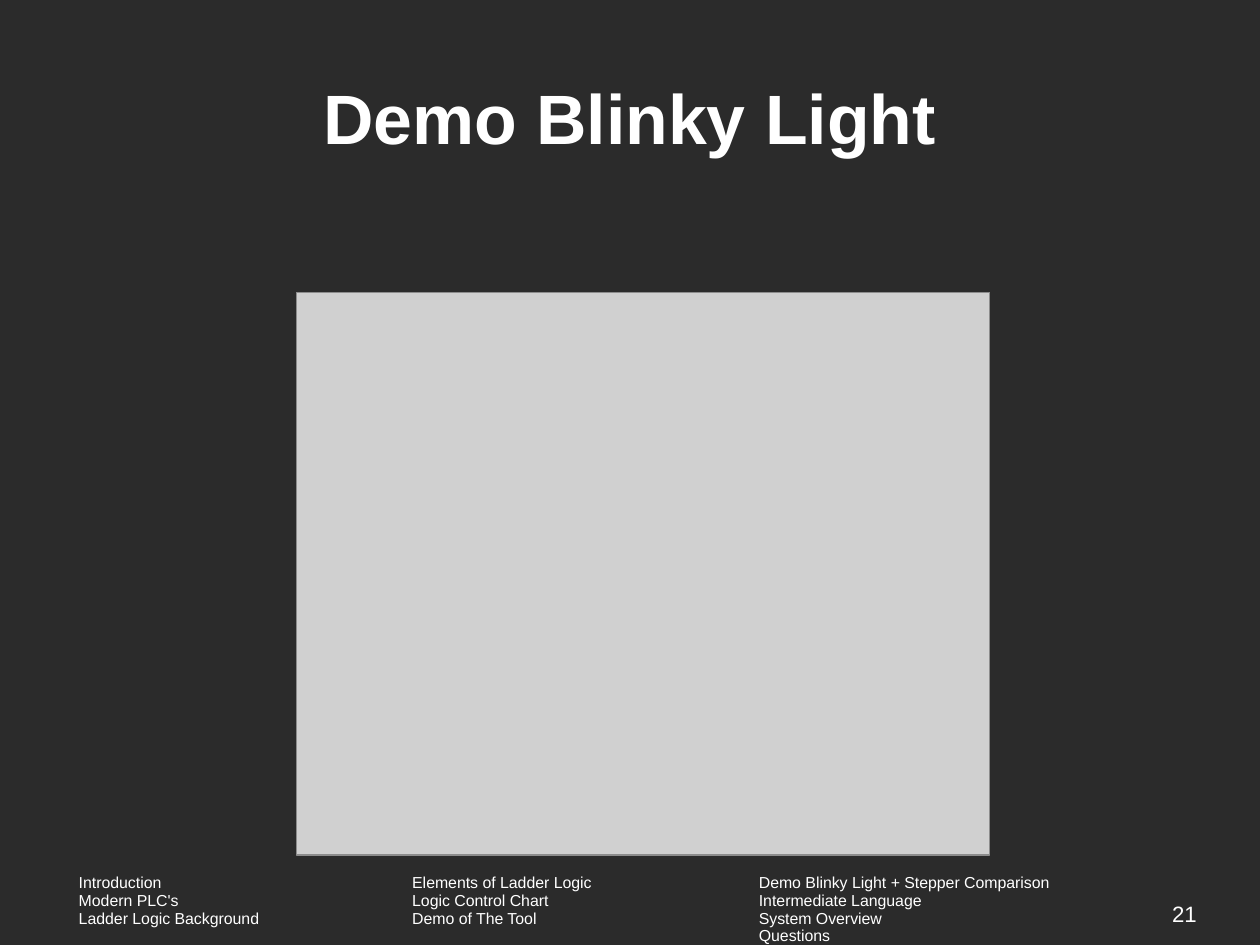
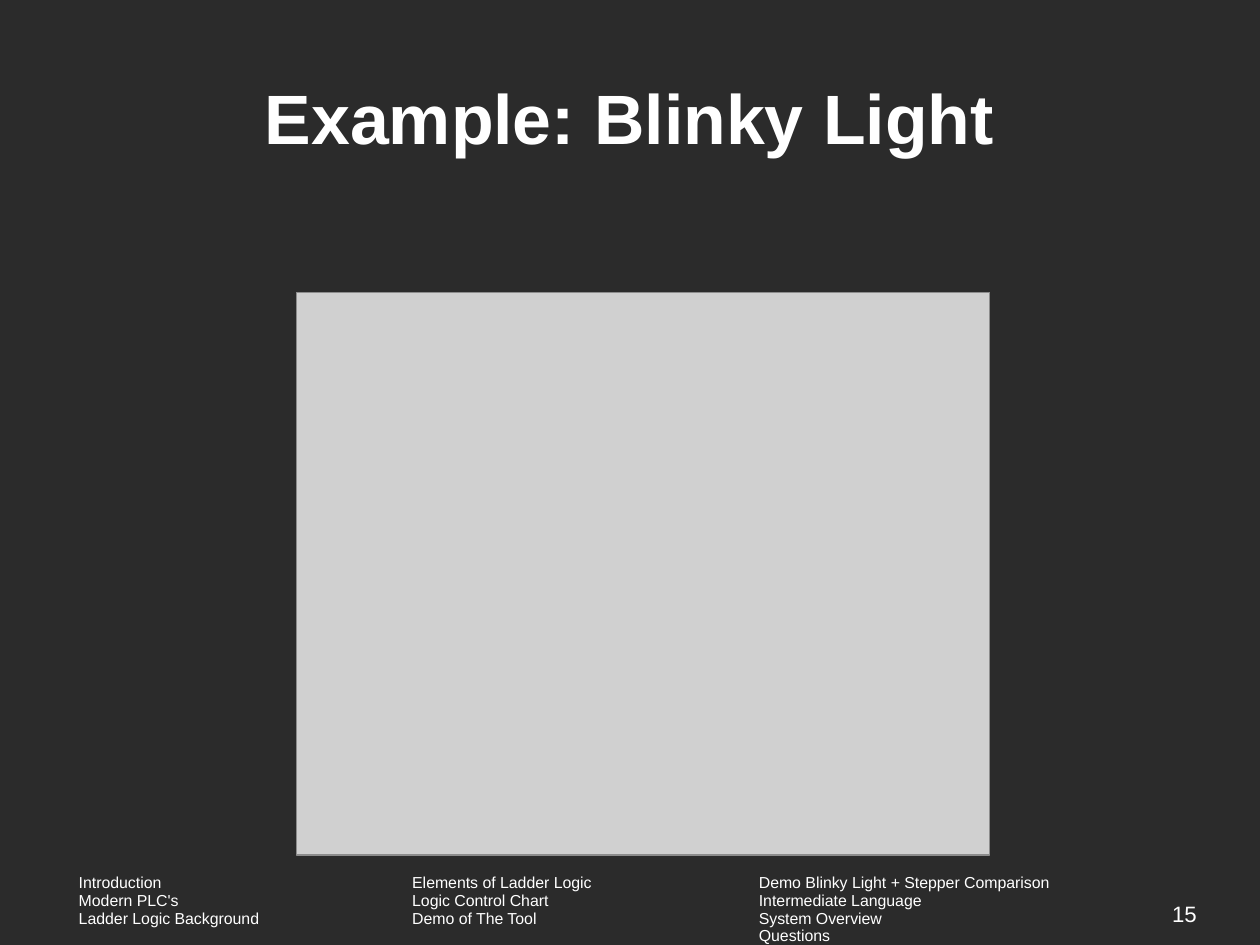
Before and after one commit to vortex-5/plcthesis, a slide deck: slide 15 of presentation/defense.odp (slide 21 before the commit). Drawn at 1260x945 pixels with LibreOffice and Linux fonts; fonts in the diff are those of the drawing; grey boxes stand for pictures; background and template pictures are left out; a plain dark background stands for a picture behind light text. Boxes give left, top, right and bottom in pixels: in the first picture for what was removed or moved away, otherwise in the second. Text is boxed around its words. In the diff, an @@ line names an element or a change of style, - is before the commit and + after.

```diff
--- a/presentation/defense.odp
+++ b/presentation/defense.odp
@@ title at [265, 93, 993, 157]: text changed @@
-Demo Blinky Light
+Example: Blinky Light
@@ page number at [1172, 906, 1197, 923]: text changed @@
-21
+15
```
Also in this commit, not shown: 4 other slides changed, 16 slides added, 29 slides removed, 24 other files.
